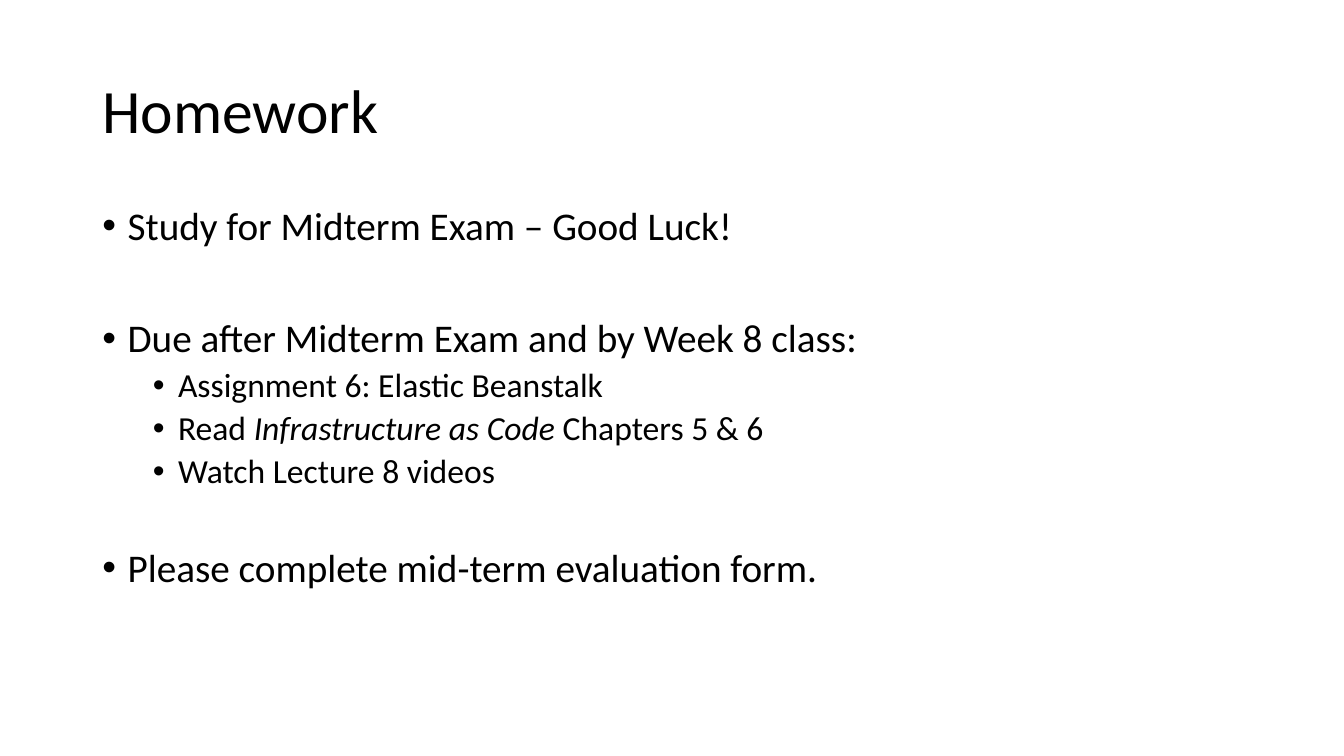
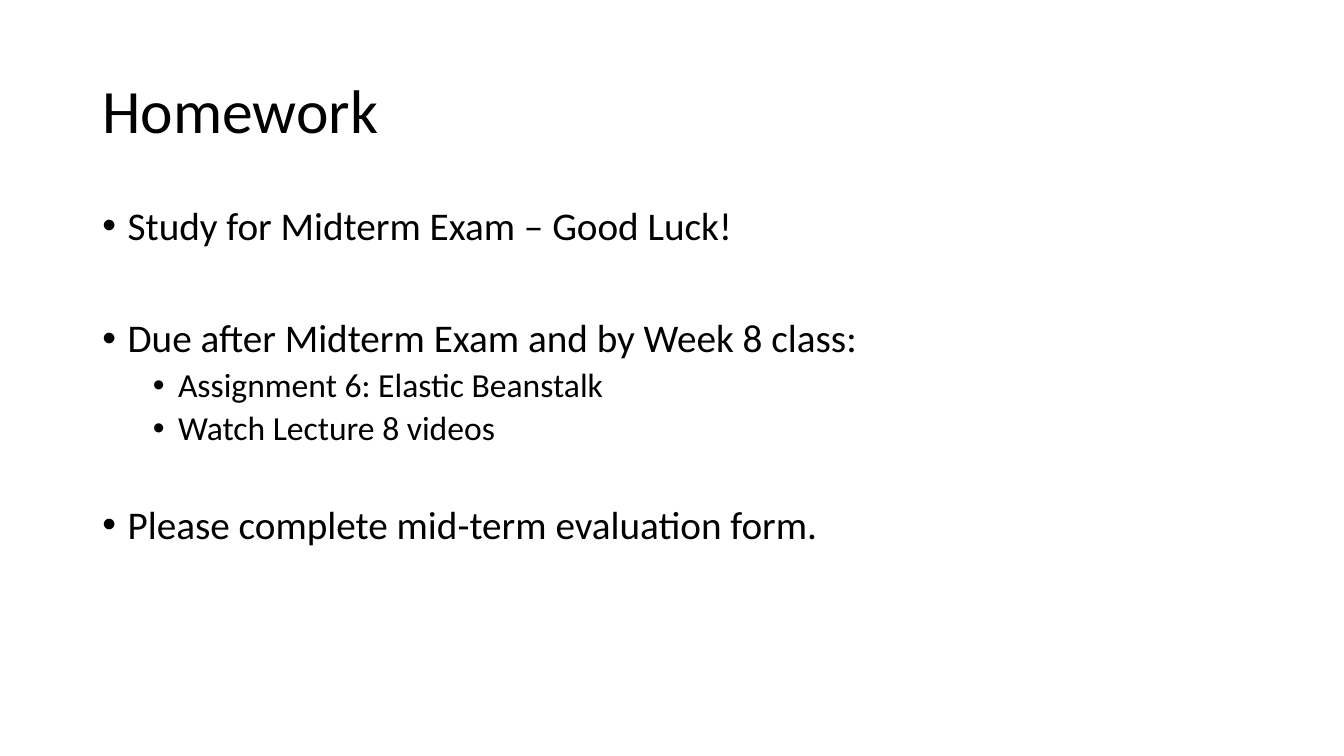
Before and after one commit to jasondbaker/infrastructure-class, a slide deck: slide 9 of review/lecture-review-week-6.pptx (slide 11 before the commit). Drawn at 1344x756 pixels with LibreOffice and Linux fonts; fonts in the diff are those of the drawing. Boxes give left, top, right and bottom in pixels: in the first picture for what was removed or moved away, otherwise in the second. Text is boxed around its words. In the diff, an @@ line names an element or a change of style, - is before the commit and + after.

```diff
--- a/review/lecture-review-week-6.pptx
+++ b/review/lecture-review-week-6.pptx
@@ text at box(178, 416, 763, 446): paragraph removed @@
-  • Read Infrastructure as Code Chapters 5 & 6
```
Also in this commit, not shown: 5 other slides changed, 2 slides removed, 9 other files.
